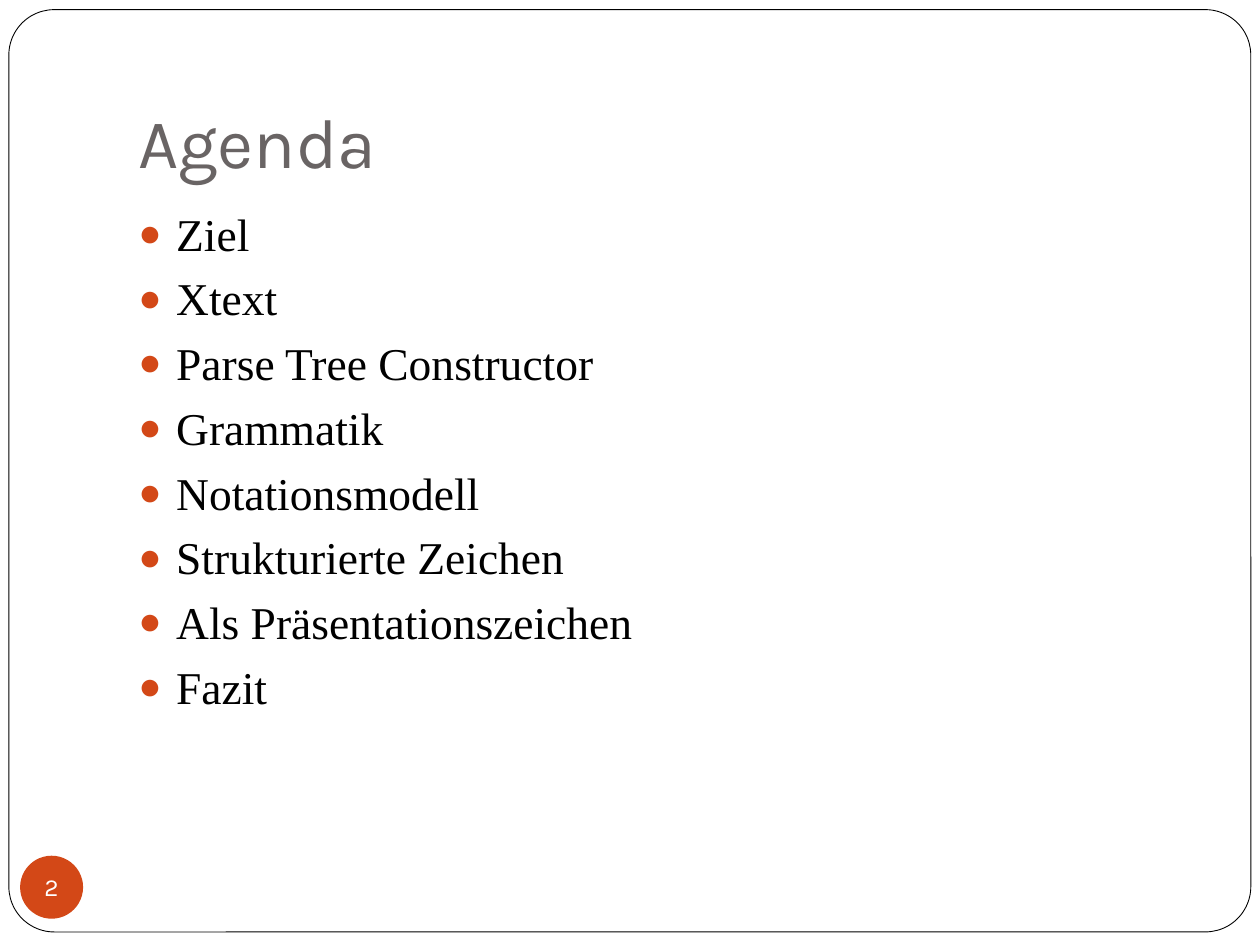
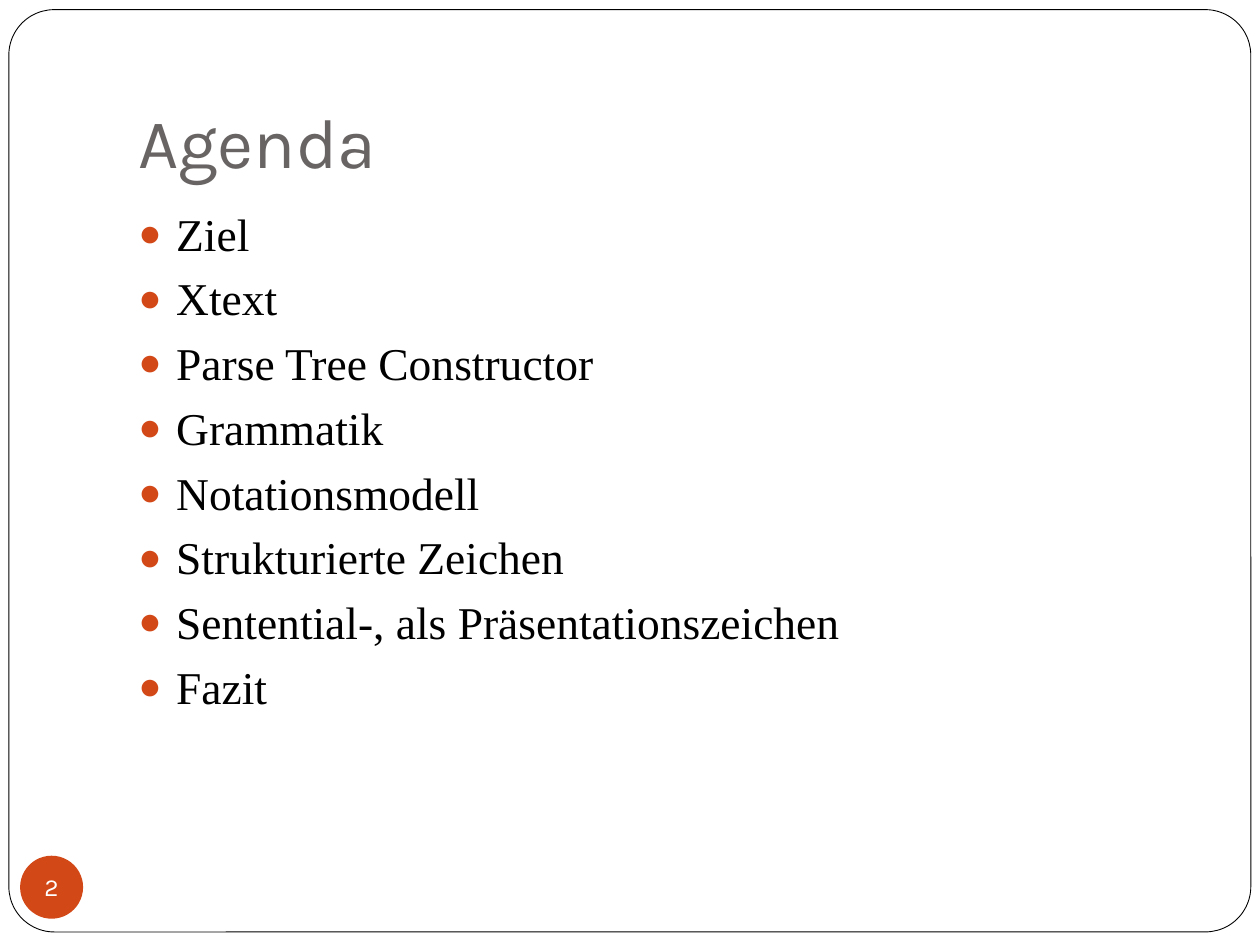
Before and after one commit to Stefanqn/Thesis, a slide deck: slide 2 of Presentation/thesis.pptx. Drawn at 1260x945 pixels with LibreOffice and Linux fonts; fonts in the diff are those of the drawing. Boxes give left, top, right and bottom in pixels: in the first picture for what was removed or moved away, otherwise in the second. Text is boxed around its words. In the diff, an @@ line names an element or a change of style, - is before the commit and + after.

```diff
--- a/Presentation/thesis.pptx
+++ b/Presentation/thesis.pptx
@@ text at (176,607,839,646): text changed @@
-● Als Präsentationszeichen
+● Sentential-, als Präsentationszeichen
```
Also in this commit, not shown: 2 other slides changed.
